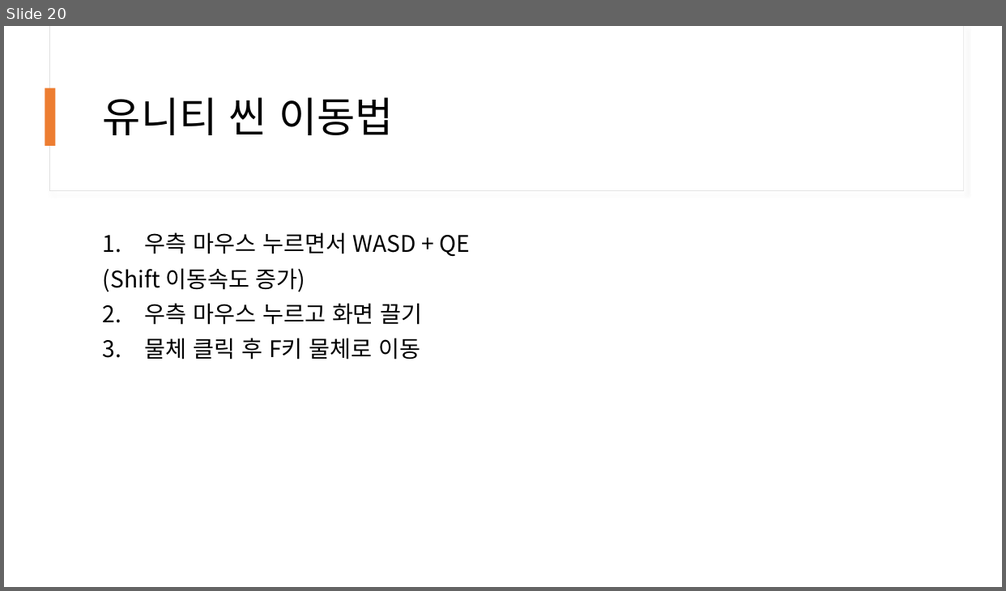
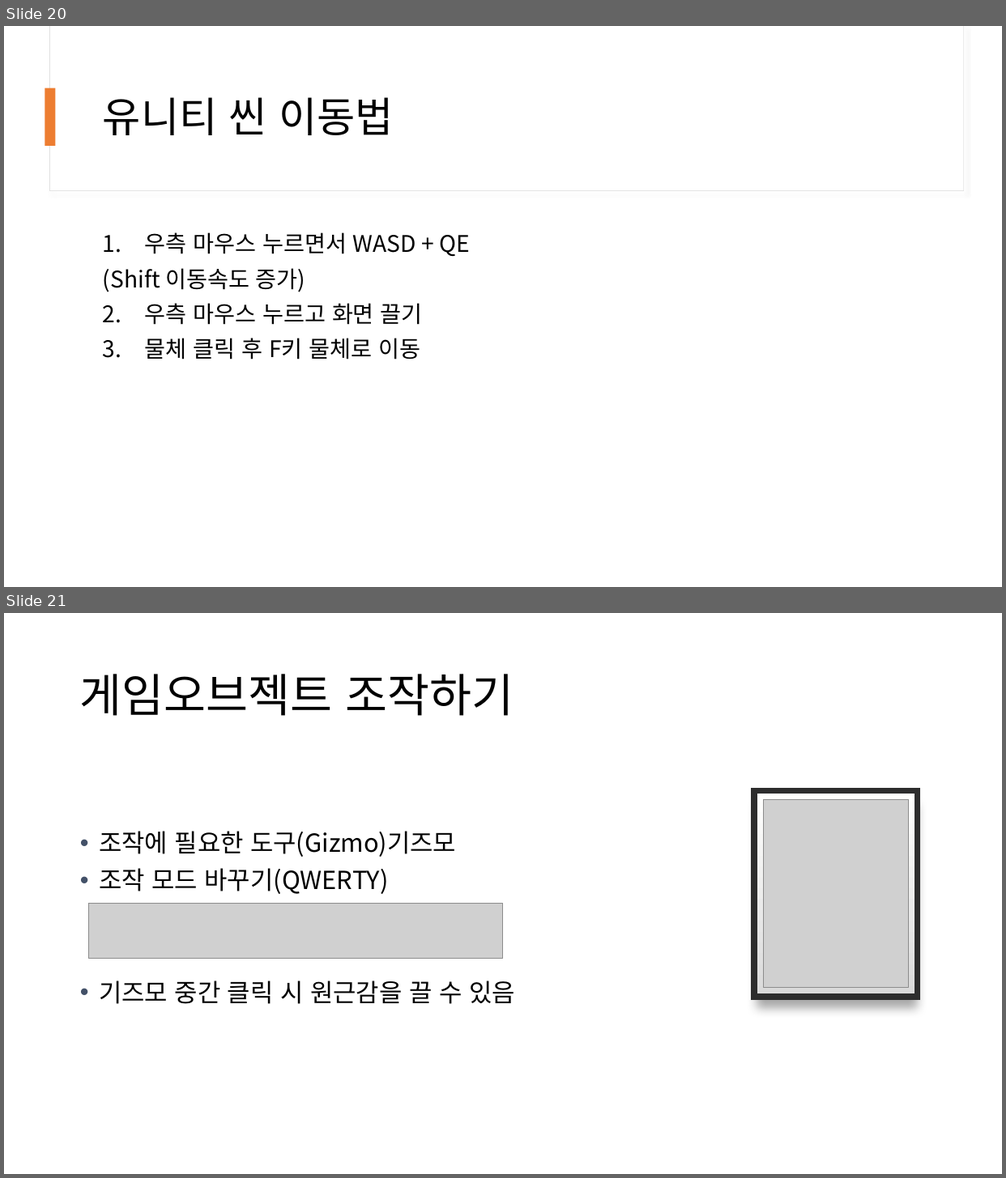
Before and after one commit to kjh99660/Study_powerpoint, a slide deck: c# 스터디 5주 차.pptx. Shown one above the other, each under a label of ours: slide 20 before the commit, slides 20 and 21 after it. The pictures are 1006x591 and 1006x1178 pixels, drawn with LibreOffice and Linux fonts; fonts in the diff are those of the drawing; grey boxes stand for pictures. Boxes give left, top, right and bottom in pixels: in the first picture for what was removed or moved away, otherwise in the second. Text is boxed around its words. In the diff, an @@ line names an element or a change of style, - is before the commit and + after.

```diff
--- a/c# 스터디 5주 차.pptx
+++ b/c# 스터디 5주 차.pptx
@@ slide 21 added at [4,613,1002,1174], background #FFFFFF @@
@@ title added at [80,674,513,716], 44 pt, text #000000 @@
+게임오브젝트 조작하기
@@ rectangle added at [754,790,918,997], fill gradient #000001 to #191919 @@
@@ rectangle added at [754,791,918,997], fill gradient #DADADA to #FFFFFE, outline #2D2D2D 6 pt @@
@@ picture added at [764,799,909,987] @@
@@ text added at [99,831,515,1004], 24 pt, text #000000 @@
+• 조작에 필요한 도구(Gizmo)기즈모
+• 조작 모드 바꾸기(QWERTY)
+• 기즈모 중간 클릭 시 원근감을 끌 수 있음
@@ picture added at [88,904,503,959] @@
```
Also in this commit, not shown: 3 slides changed, 5 other slides added, 1 slide removed, 1 other file.
